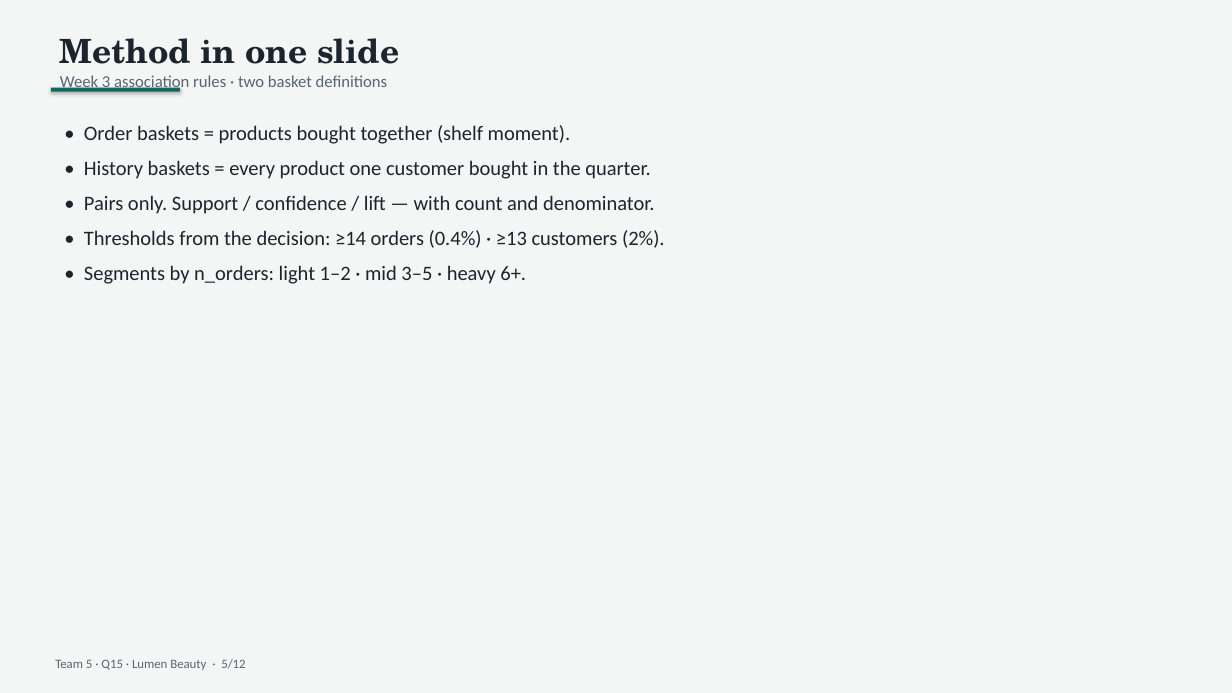
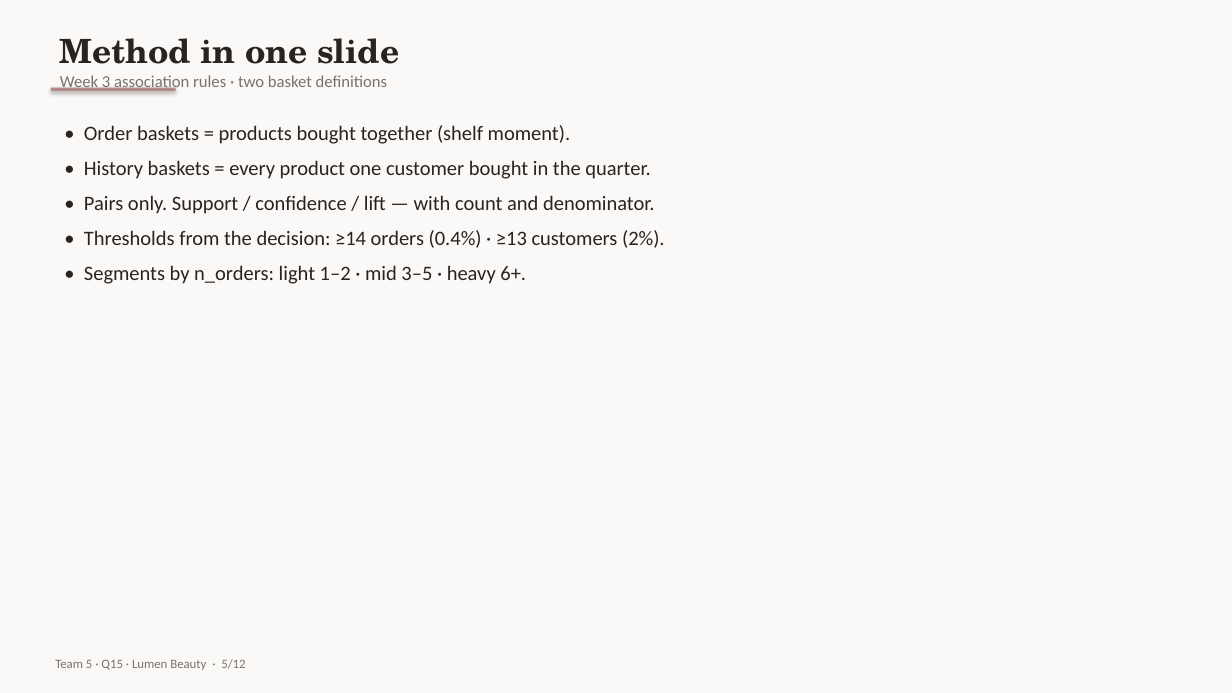
Before and after one commit to N1Rizhka/New-Media-Technology-and-Analytics---Final-Project, a slide deck: slide 5 of deliverables/Team5_Q15_pitch.pptx. Drawn at 1232x693 pixels with LibreOffice and Linux fonts; fonts in the diff are those of the drawing. Boxes give left, top, right and bottom in pixels: in the first picture for what was removed or moved away, otherwise in the second. Text is boxed around its words. In the diff, an @@ line names an element or a change of style, - is before the commit and + after.

```diff
--- a/deliverables/Team5_Q15_pitch.pptx
+++ b/deliverables/Team5_Q15_pitch.pptx
@@ rectangle at [0,0,1232,693]: fill #F4F6F5 to #FBF9F7 @@
@@ text "Method in one slide" at [60,38,399,91]: text colour #1C242E to #2A2421 in "Method in one slide"; text colour #5A6472 to #7A736C in "Week 3 association rules · two basket ..." @@
@@ rectangle: place and size @@
-rectangle at [51,88,180,91]
+rectangle at [51,88,176,91]
@@ rectangle at [51,88,176,91]: fill #0F6B5C to #B08984 @@
@@ text "Team 5 · Q15 · ..." at [55,659,245,670]: text colour #5A6472 to #7A736C @@
```
Also in this commit, not shown: 11 other slides changed, 16 other files.
